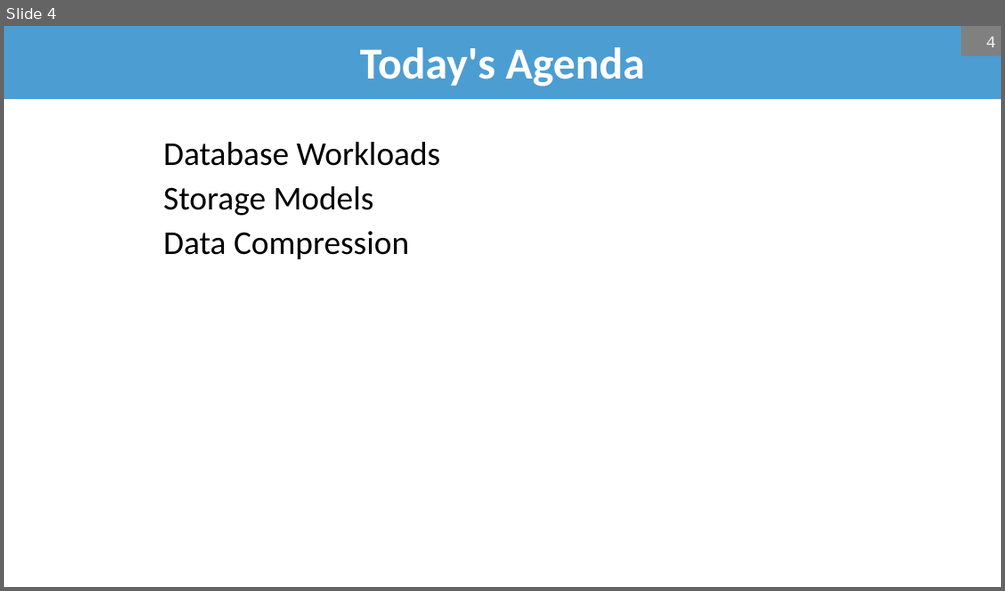
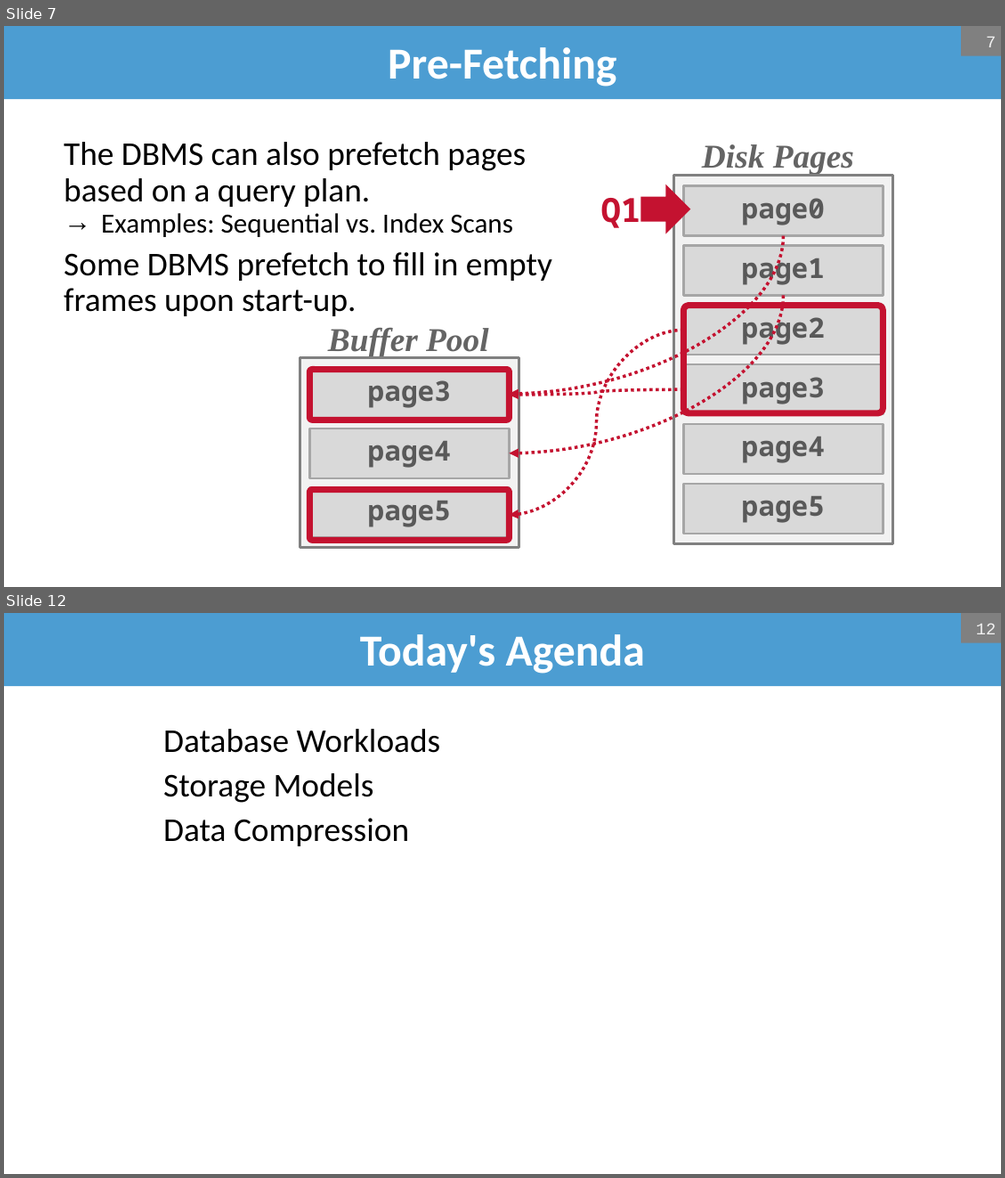
Before and after one commit to bsb20/bsb20.github.io, a slide deck: docs/421_f26/lectures/L6.pptx. Shown one above the other, each under a label of ours: slide 4 before the commit, slides 7 and 12 after it; the slides between them are not shown. The pictures are 1005x591 and 1005x1178 pixels, drawn with LibreOffice and Linux fonts; fonts in the diff are those of the drawing; background and template pictures are left out. Boxes give left, top, right and bottom in pixels: in the first picture for what was removed or moved away, otherwise in the second. Text is boxed around its words. In the diff, an @@ line names an element or a change of style, - is before the commit and + after.

```diff
--- a/docs/421_f26/lectures/L6.pptx
+++ b/docs/421_f26/lectures/L6.pptx
@@ slide 7 added at (4,26,1001,587), background #FFFFFF @@
@@ title added at (4,26,1001,99), fill #4C9DD2, 32 pt, text #FFFFFF, bold @@
+Pre-Fetching
@@ page number added at (961,26,1001,56), fill #808080, 12 pt, text #F2F2F2 @@
+7
@@ text added at (64,142,552,316), 24 pt, text #000000 @@
+The DBMS can also prefetch pages based on a query plan.
+  → Examples: Sequential vs. Index Scans
+Some DBMS prefetch to fill in empty frames upon start-up.
@@ text added at (702,144,854,174), 24 pt, text #646464, bold, italic @@
+Disk Pages
@@ right arrow added at (641,184,691,234), fill #C41230 @@
@@ rectangle added at (674,176,893,544), fill #F2F2F2, outline #808080 2 pt @@
@@ text added at (601,196,641,228), 24 pt, text #C41230, bold @@
+Q1
@@ curved arrow added from (784, 235) to (510, 394), #C41230 2.25 pt dashed @@
@@ curved arrow added from (784, 295) to (510, 452), #C41230 2.25 pt dashed @@
@@ rounded rectangle added at (684,305,883,413), outline #C41230 4.5 pt @@
@@ text added at (328,327,488,357), 24 pt, text #646464, bold, italic @@
+Buffer Pool
@@ curved arrow added from (684, 330) to (510, 515), #C41230 2.25 pt dashed @@
@@ rectangle added at (300,358,519,548), fill #F2F2F2, outline #808080 2 pt @@
@@ rectangle added at (310,368,510,418), outline #646464 1.5 pt dashed @@
@@ rectangle added at (310,369,510,418), fill #D9D9D9, outline #A6A6A6 1.5 pt, 20 pt, text #595959, bold @@
+page3
@@ rounded rectangle added at (310,369,510,419), outline #C41230 4.5 pt @@
@@ curved arrow added from (684, 389) to (510, 394), #C41230 2.25 pt dashed @@
@@ rectangle added at (310,427,510,477), fill #D9D9D9, outline #A6A6A6 1.5 pt, 20 pt, text #595959, bold @@
+page4
@@ rectangle added at (310,488,510,538), fill #D9D9D9, outline #A6A6A6 1.5 pt, 20 pt, text #595959, bold @@
+page5
@@ rounded rectangle added at (310,490,510,540), outline #C41230 4.5 pt @@
@@ group added at (684,185,883,533): 6 rectangles @@
+page0
+page1
+page2
+page3
+page4
+page5
@@ what was slide 4 is now slide 12 @@
@@ page number at (976,623,995,634): text changed @@
-4
+12
```
Also in this commit, not shown: 6 slides changed, 12 other slides added, 1 slide removed, 1 other file.
